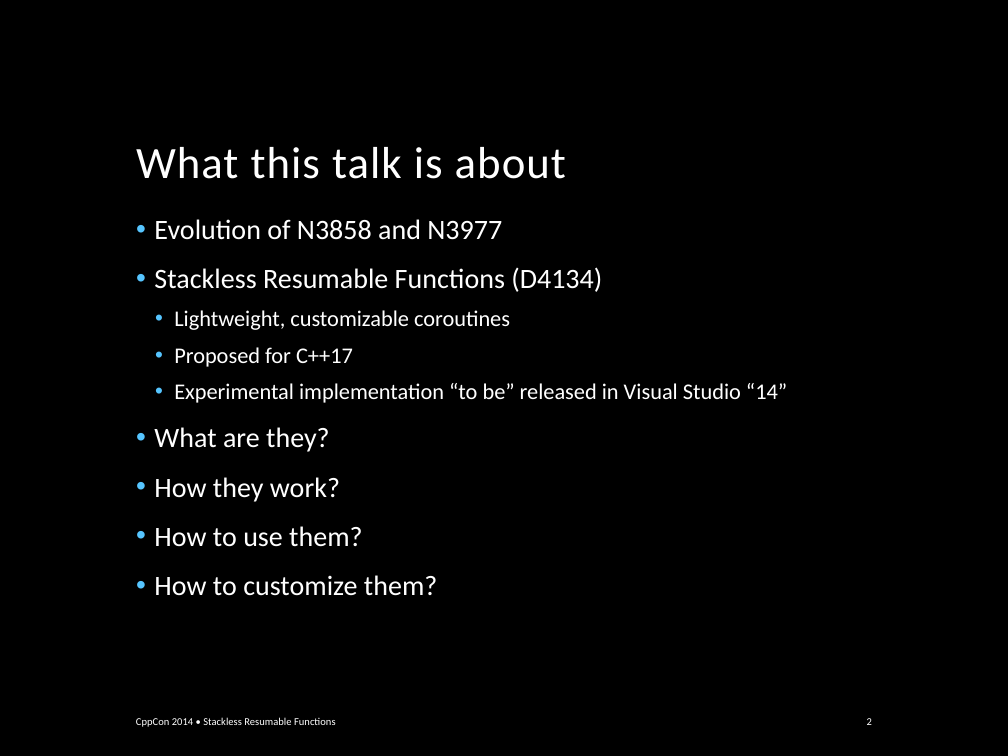
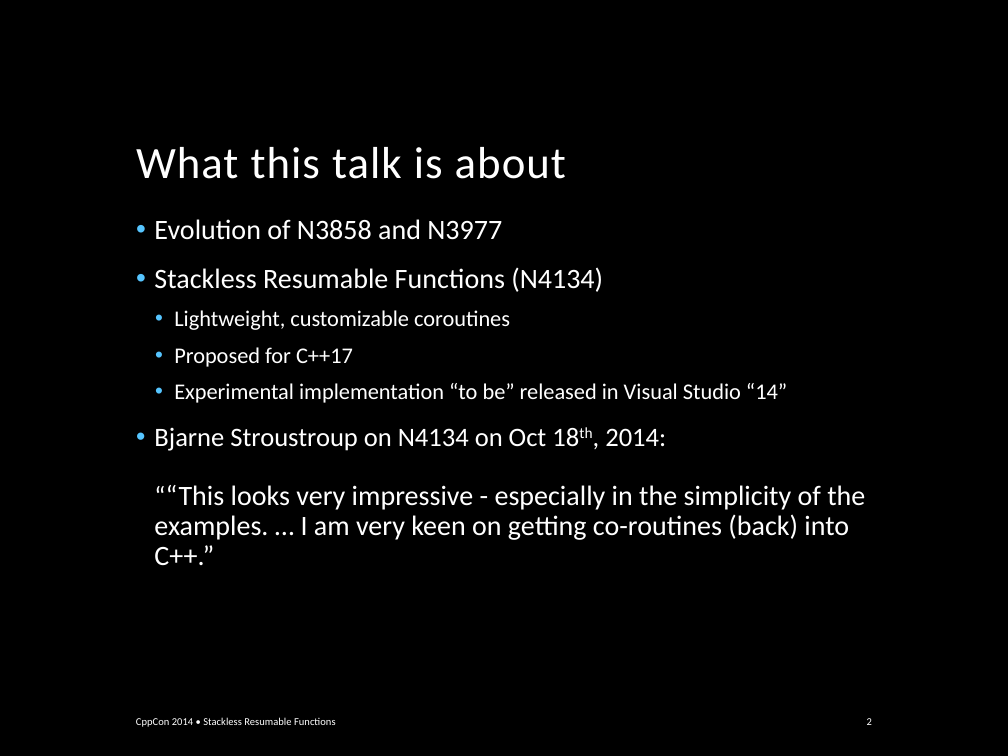
Before and after one commit to GorNishanov/await, a slide deck: slide 2 of Stackless Resumable Functions - Gor Nishanov - CppCon 2014.pptx. Drawn at 1008x756 pixels with LibreOffice and Linux fonts; fonts in the diff are those of the drawing; background and template pictures are left out. Boxes give left, top, right and bottom in pixels: in the first picture for what was removed or moved away, otherwise in the second. Text is boxed around its words. In the diff, an @@ line names an element or a change of style, - is before the commit and + after.

Commit message:
added same fringe example, added Bjarne

```diff
--- a/Stackless Resumable Functions - Gor Nishanov - CppCon 2014.pptx
+++ b/Stackless Resumable Functions - Gor Nishanov - CppCon 2014.pptx
@@ text at [154, 267, 603, 292]: text changed @@
-• Stackless Resumable Functions (D4134)
+• Stackless Resumable Functions (N4134)
@@ text at [154, 427, 865, 565]: text changed @@
-• What are they?
-• How they work?
-• How to use them?
-• How to customize them?
+• Bjarne Stroustroup on N4134 on Oct 18th, 2014:
+  ““This looks very impressive - especially in the simplicity of the examples. … I am very keen on getting co-routines (back) into C++.”
```
Also in this commit, not shown: 1 other slide changed, 2 slides added.
